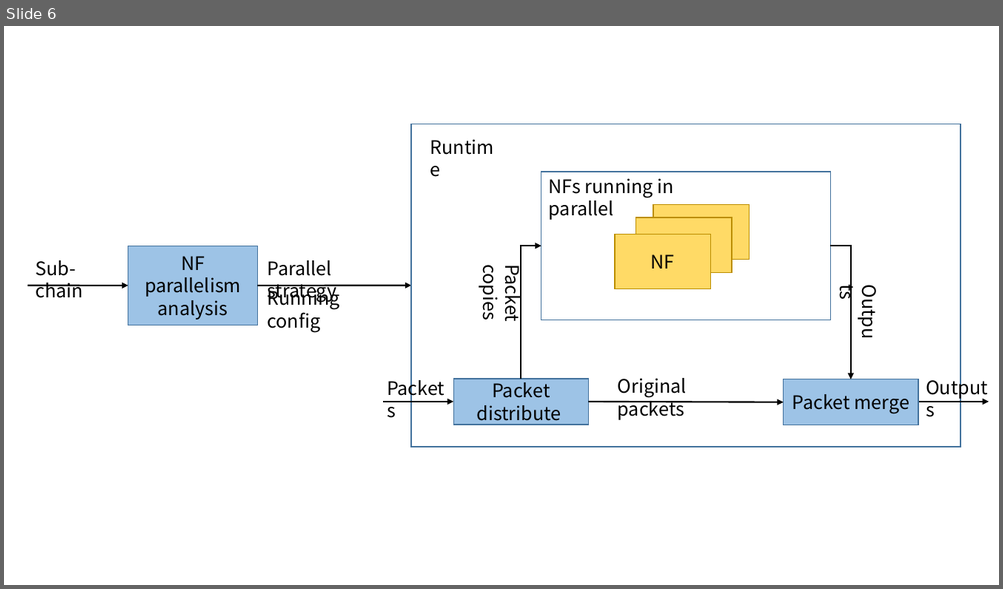
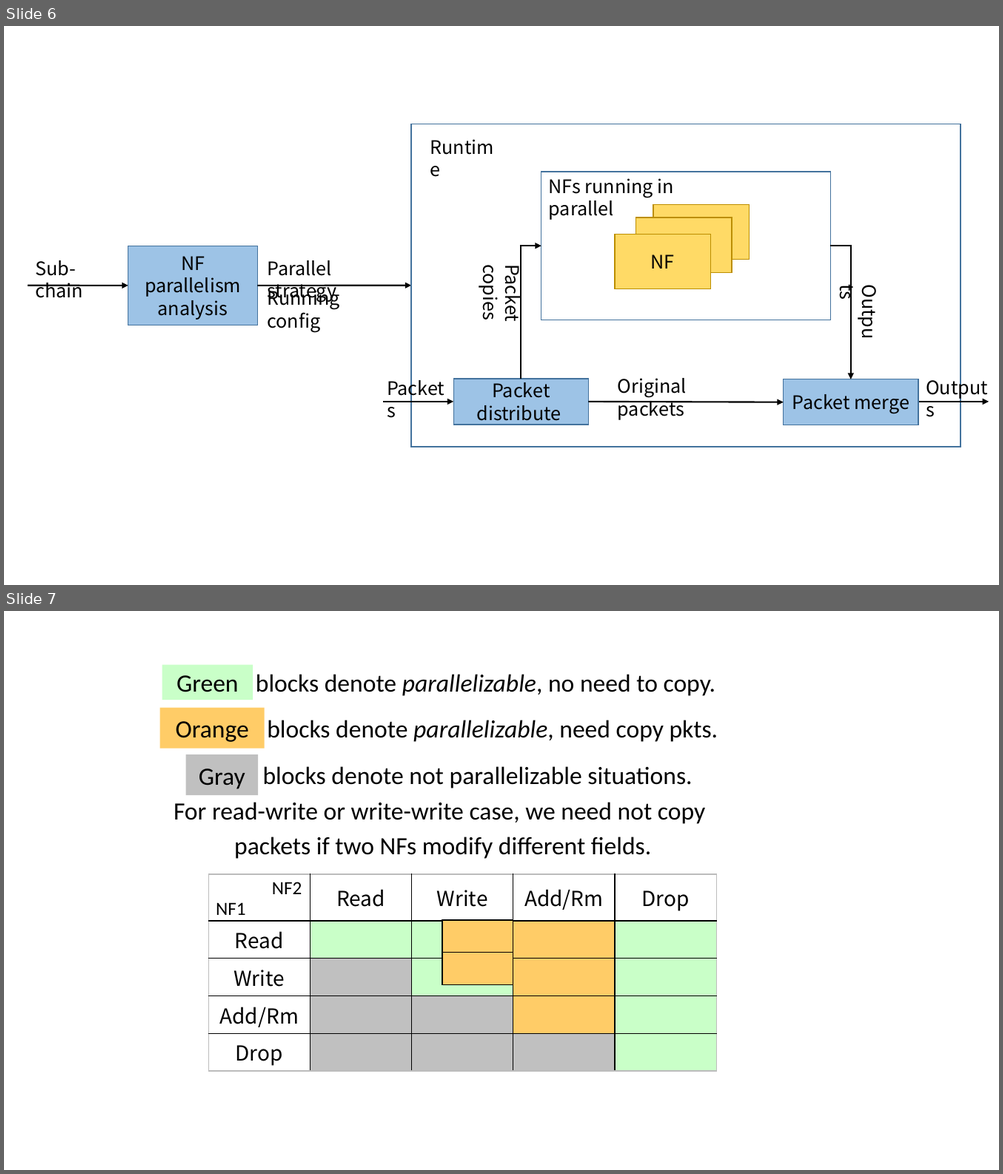
Before and after one commit to fnrg-nfv/flexchain, a slide deck: docs/Figures.pptx. Shown one above the other, each under a label of ours: slide 6 before the commit, slides 6 and 7 after it. The pictures are 1003x589 and 1003x1174 pixels, drawn with LibreOffice and Linux fonts; fonts in the diff are those of the drawing. Boxes give left, top, right and bottom in pixels: in the first picture for what was removed or moved away, otherwise in the second. Text is boxed around its words. In the diff, an @@ line names an element or a change of style, - is before the commit and + after.

```diff
--- a/docs/Figures.pptx
+++ b/docs/Figures.pptx
@@ slide 7 added at bbox=[4, 611, 999, 1170], background #FFFFFF @@
@@ rectangle added at bbox=[162, 665, 253, 700], fill #C9FFC8, 24 pt, text #000000 @@
+Green
@@ text added at bbox=[256, 674, 716, 696], 24 pt, text #000000 @@
+blocks denote parallelizable, no need to copy.
@@ rectangle added at bbox=[160, 708, 264, 749], fill #FFCC67, 24 pt, text #000000 @@
+Orange
@@ text added at bbox=[267, 720, 718, 742], 24 pt, text #000000 @@
+blocks denote parallelizable, need copy pkts.
@@ rectangle added at bbox=[186, 755, 259, 796], fill #C0C0C0, 24 pt, text #000000 @@
+Gray
@@ text added at bbox=[263, 766, 691, 789], 24 pt, text #000000 @@
+blocks denote not parallelizable situations.
@@ text added at bbox=[173, 802, 705, 824], 24 pt, text #000000 @@
+For read-write or write-write case, we need not copy
@@ text added at bbox=[234, 837, 651, 859], 24 pt, text #000000 @@
+packets if two NFs modify different fields.
@@ table added at bbox=[208, 874, 716, 1069], 5 rows, 5 columns @@
+ | Read | Write | Add/Rm | Drop
+Read |  |  |  | 
+Write |  |  |  | 
+Add/Rm |  |  |  | 
+Drop |  |  |  | 
@@ text added at bbox=[272, 882, 302, 894], 18 pt, text #000000 @@
+NF2
@@ text added at bbox=[216, 903, 246, 915], 18 pt, text #000000 @@
+NF1
@@ rectangle added at bbox=[443, 920, 513, 953], fill #FFCC67, outline #000000 1 pt @@
@@ rectangle added at bbox=[443, 953, 513, 985], fill #FFCC67, outline #000000 1 pt @@
```
Also in this commit, not shown: 1 slide changed, 3 other files.
